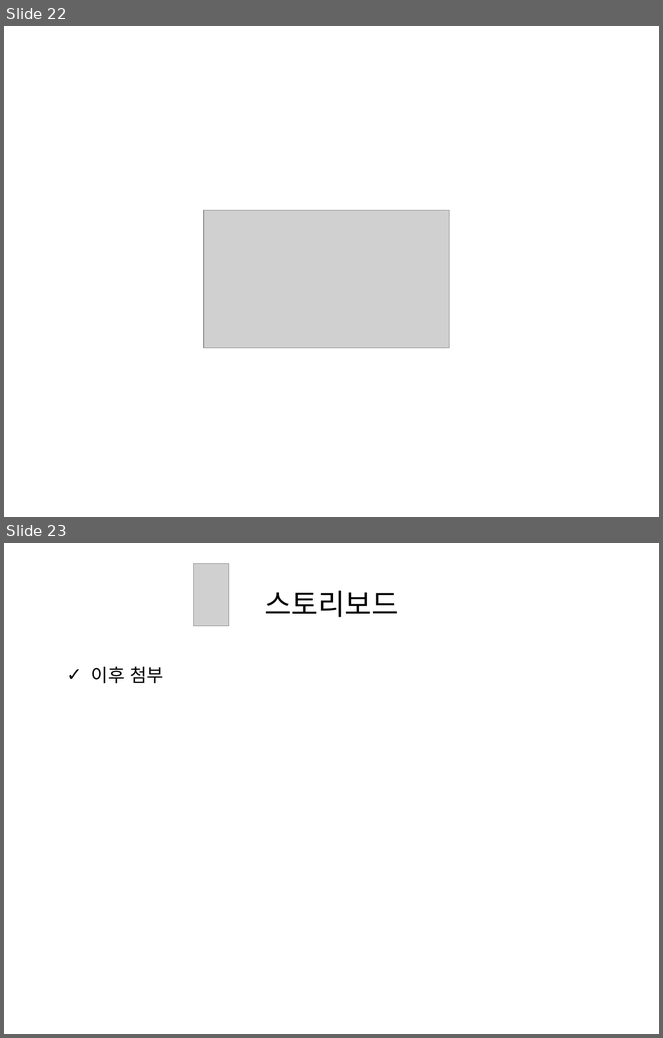
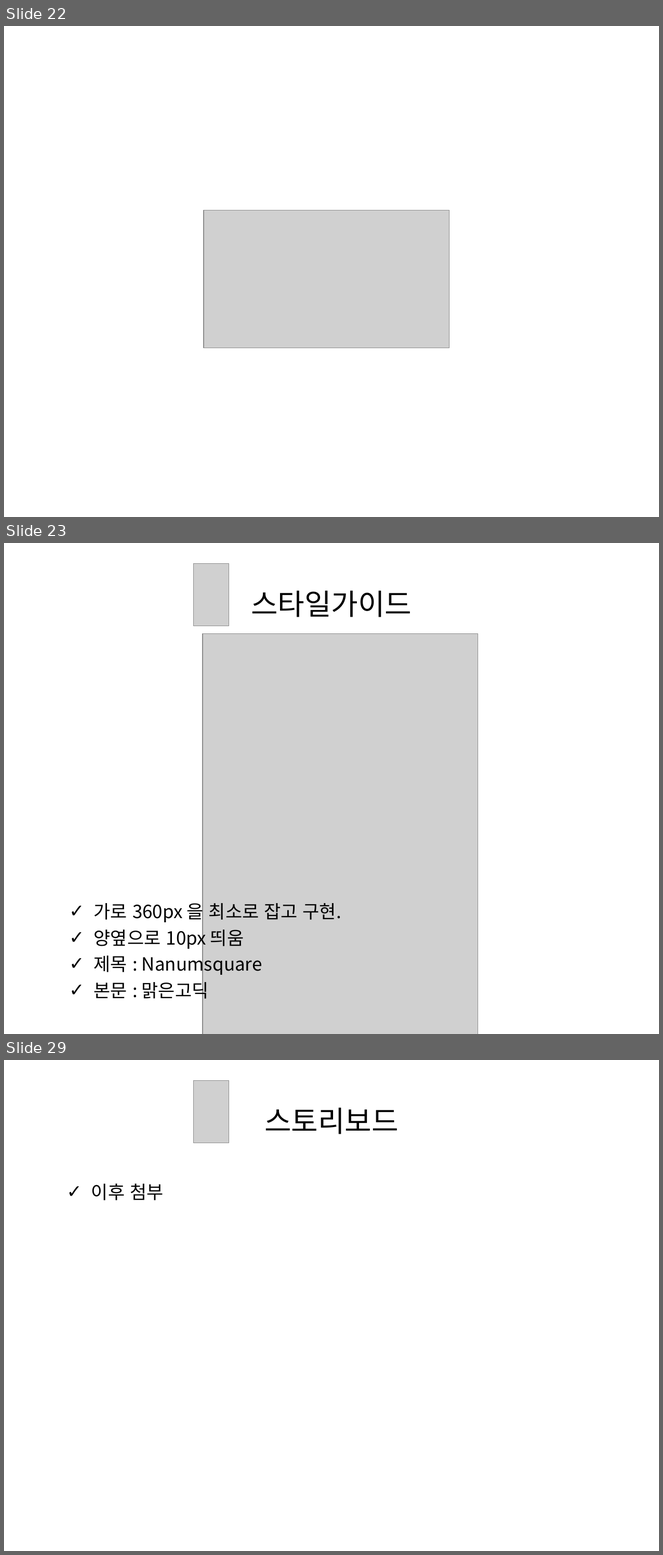
Before and after one commit to grapePrince/planthounse, a slide deck: presentation/디자인발표.ppt. Shown one above the other, each under a label of ours: slides 22 and 23 before the commit, slides 22, 23 and 29 after it; the slides between them are not shown. The pictures are 663x1038 and 663x1555 pixels, drawn with LibreOffice and Linux fonts; fonts in the diff are those of the drawing; grey boxes stand for pictures. Boxes give left, top, right and bottom in pixels: in the first picture for what was removed or moved away, otherwise in the second. Text is boxed around its words. In the diff, an @@ line names an element or a change of style, - is before the commit and + after.

```diff
--- a/presentation/디자인발표.ppt
+++ b/presentation/디자인발표.ppt
@@ slide 23 added at (4, 543, 659, 1034), background #FFFFFF @@
@@ picture added at (193, 563, 229, 626) @@
@@ title added at (251, 590, 412, 617), 32 pt, text #000000 @@
+스타일가이드
@@ picture added at (203, 634, 478, 1034) @@
@@ text added at (94, 900, 341, 1003), 20 pt, text #000000 @@
+✓ 가로 360px 을 최소로 잡고 구현.
+✓ 양옆으로 10px 띄움
+✓ 제목 : Nanumsquare
+✓ 본문 : 맑은고딕
@@ what was slide 23 is now slide 29 @@
```
Also in this commit, not shown: 5 other slides added, 2 other files.
